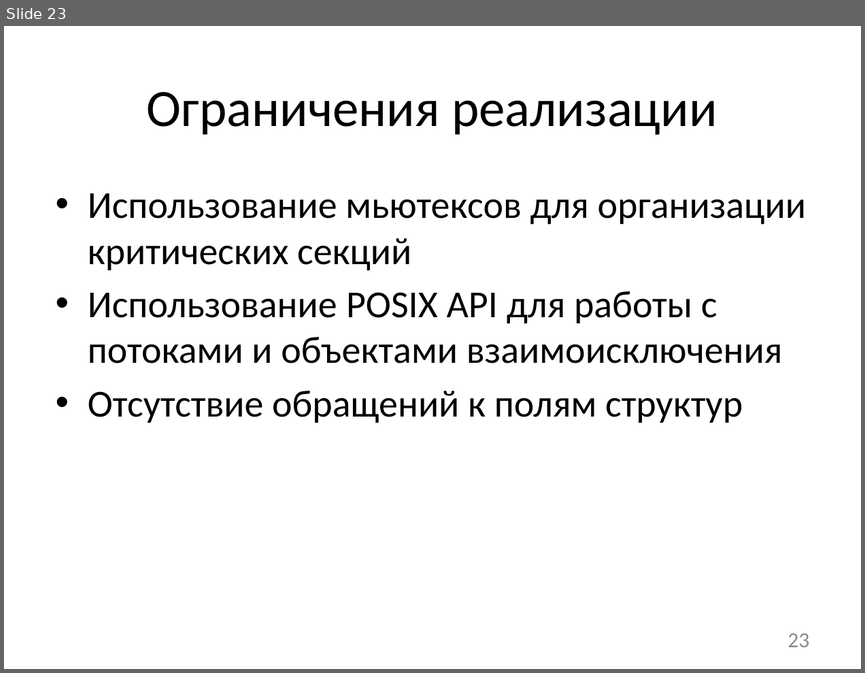
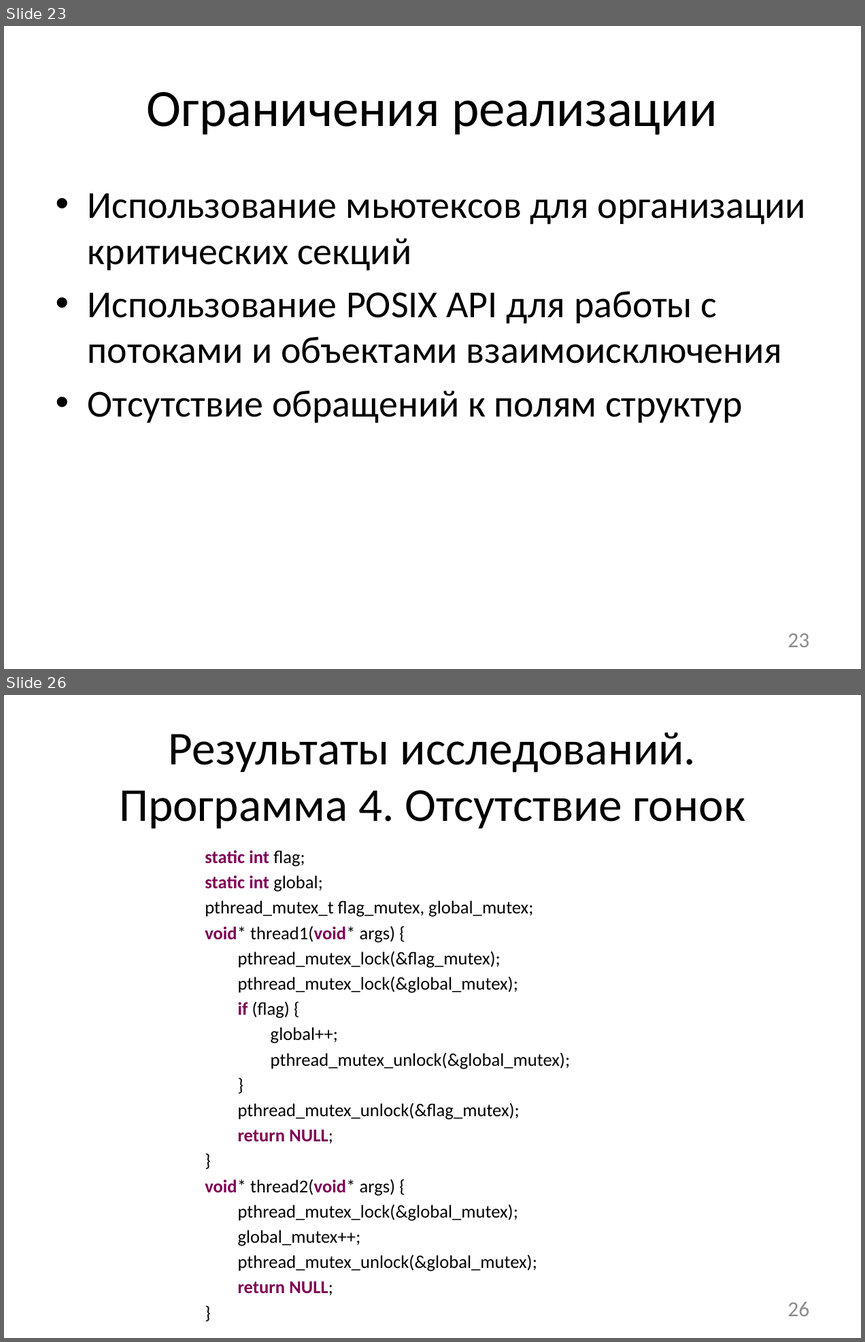
Before and after one commit to afrolovskiy/diplom, a slide deck: presentations/diplom/static race detection.pptx. Shown one above the other, each under a label of ours: slide 23 before the commit, slides 23 and 26 after it; the slides between them are not shown. The pictures are 865x673 and 865x1342 pixels, drawn with LibreOffice and Linux fonts; fonts in the diff are those of the drawing. Boxes give left, top, right and bottom in pixels: in the first picture for what was removed or moved away, otherwise in the second. Text is boxed around its words. In the diff, an @@ line names an element or a change of style, - is before the commit and + after.

```diff
--- a/presentations/diplom/static race detection.pptx
+++ b/presentations/diplom/static race detection.pptx
@@ slide 26 added at [4, 695, 861, 1338], background #FFFFFF @@
@@ title added at [119, 732, 745, 829], 39.6 pt, text #000000 @@
+Результаты исследований. Программа 4. Отсутствие гонок
@@ text added at [205, 850, 570, 1271], 15.2 pt, text #000000 @@
+static int flag;
+static int global;
+pthread_mutex_t flag_mutex, global_mutex;
+void* thread1(void* args) {
+pthread_mutex_lock(&flag_mutex);
+pthread_mutex_lock(&global_mutex);
+if (flag) {
+global++;
+pthread_mutex_unlock(&global_mutex);
+}
+pthread_mutex_unlock(&flag_mutex);
+return NULL;
+}
+void* thread2(void* args) {
+pthread_mutex_lock(&global_mutex);
+global_mutex++;
+pthread_mutex_unlock(&global_mutex);
+return NULL;
+}
@@ page number added at [787, 1302, 809, 1316], 18 pt, text #8C8C8C @@
+26
```
Also in this commit, not shown: 4 other slides added, 1 slide removed.
